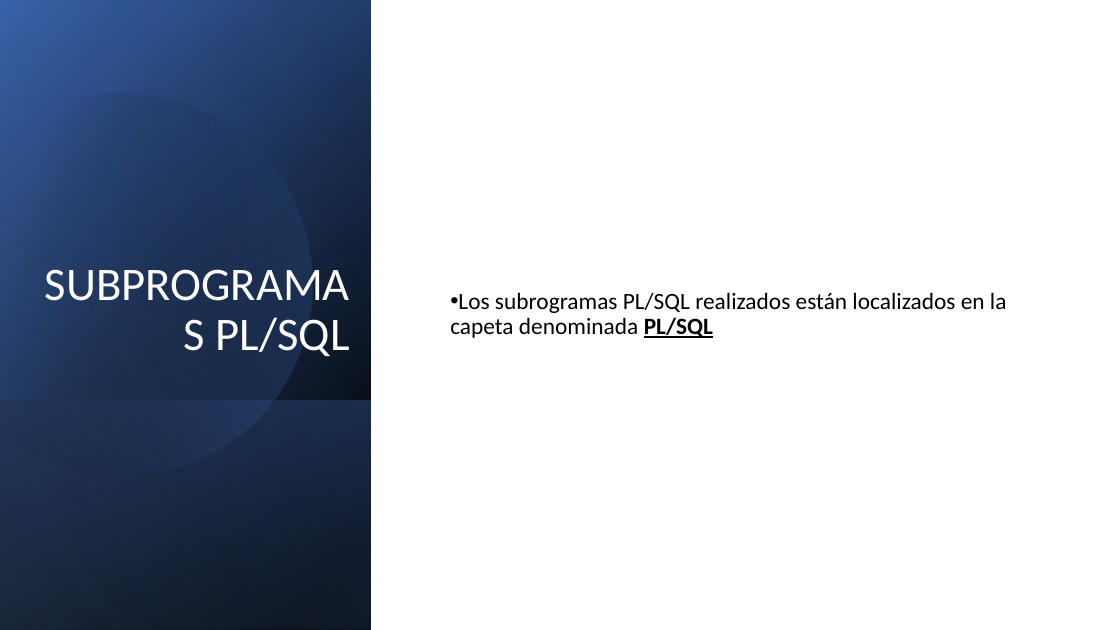
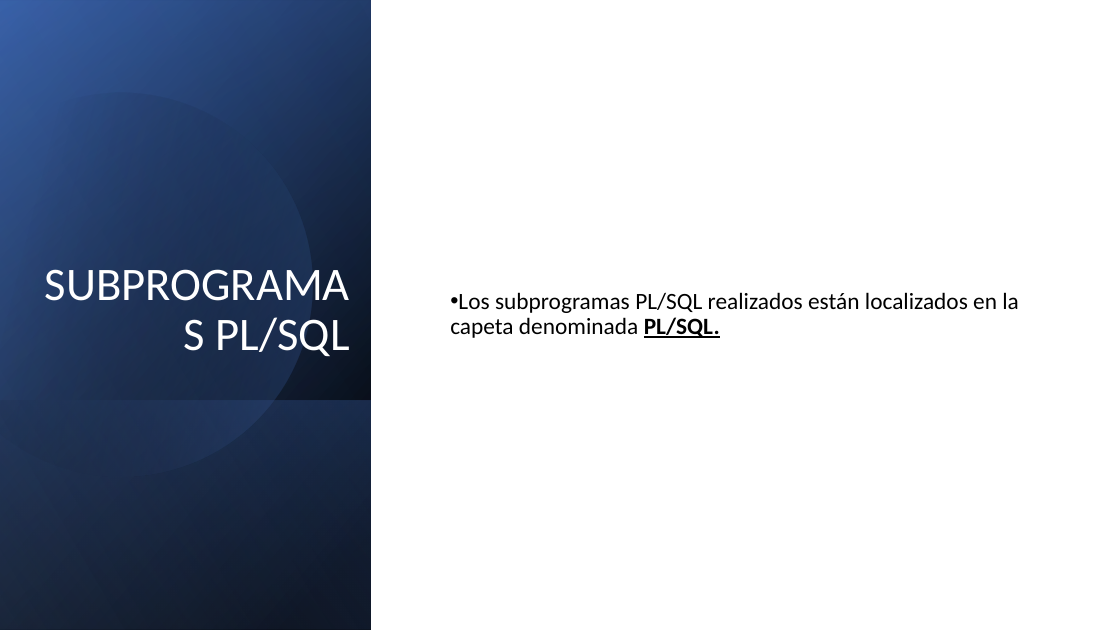
Before and after one commit to maraloeDev/Proyecto-de-Bases-de-Datos, a slide deck: slide 18 of Docs/Finales/Defensa proyecto intermodular.pptx. Drawn at 1120x630 pixels with LibreOffice and Linux fonts; fonts in the diff are those of the drawing. Boxes give left, top, right and bottom in pixels: in the first picture for what was removed or moved away, otherwise in the second. Text is boxed around its words. In the diff, an @@ line names an element or a change of style, - is before the commit and + after.

```diff
--- a/Docs/Finales/Defensa proyecto intermodular.pptx
+++ b/Docs/Finales/Defensa proyecto intermodular.pptx
@@ text at box(450, 292, 1019, 338): text changed @@
-• Los subrogramas PL/SQL realizados están localizados en la capeta denominada PL/SQL
+• Los subprogramas PL/SQL realizados están localizados en la capeta denominada PL/SQL.
```
Also in this commit, not shown: 13 other slides changed, 1 slide added, 5 other files.
